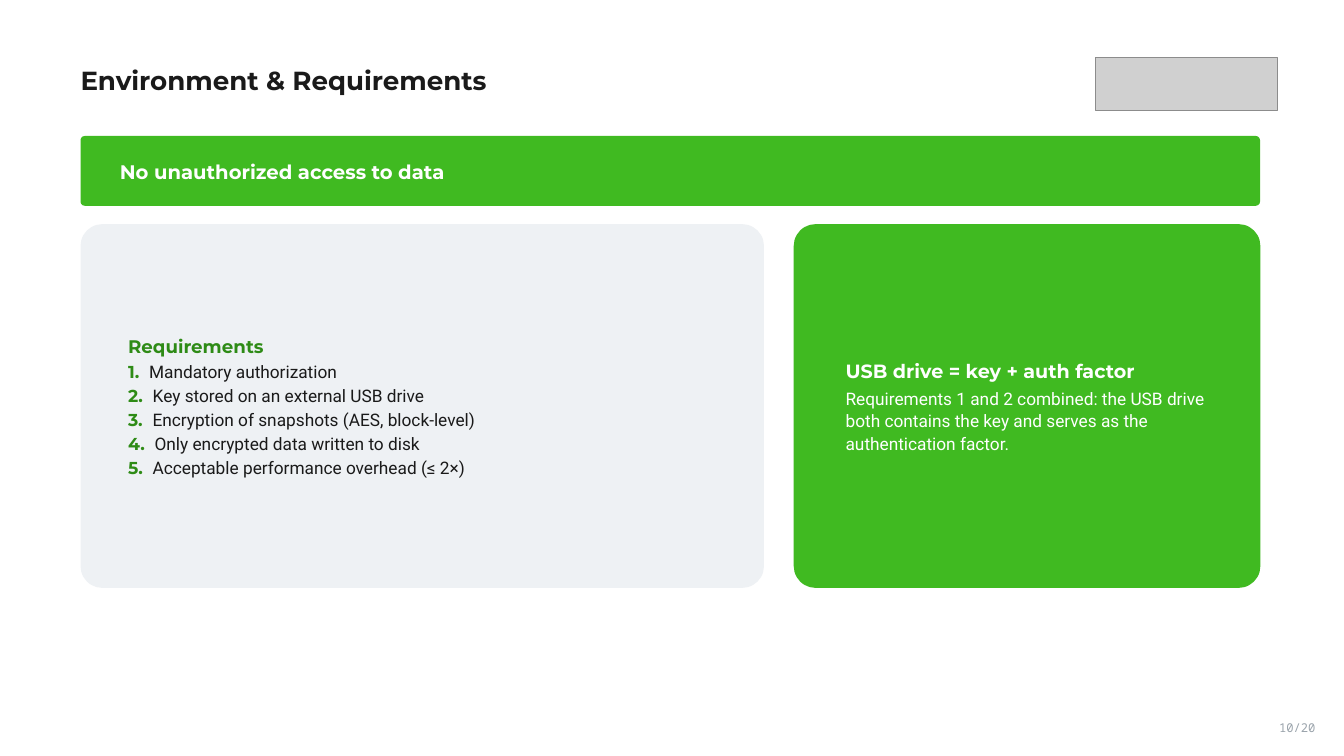
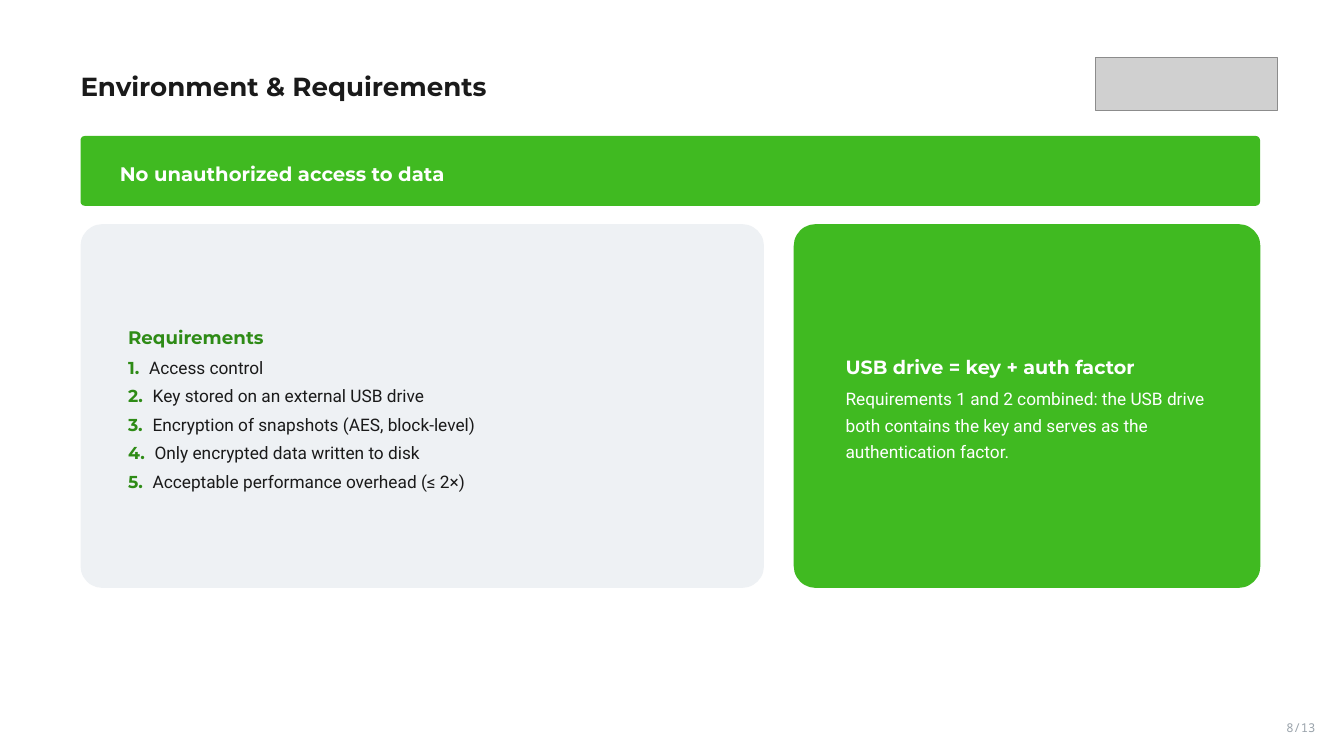
Before and after one commit to VoronM1522/Thesis_draft, a slide deck: slide 8 of presentation/slides_main.pptx (slide 10 before the commit). Drawn at 1344x756 pixels with LibreOffice and Linux fonts; fonts in the diff are those of the drawing; grey boxes stand for pictures. Boxes give left, top, right and bottom in pixels: in the first picture for what was removed or moved away, otherwise in the second. Text is boxed around its words. In the diff, an @@ line names an element or a change of style, - is before the commit and + after.

```diff
--- a/presentation/slides_main.pptx
+++ b/presentation/slides_main.pptx
@@ text "Environment & Requirements" at box(81, 75, 486, 101): line spacing 32pt to 1.14 @@
@@ rounded rectangle "No unauthorized access to data" at box(81, 136, 1260, 206): line spacing 26pt to 1.24 @@
@@ rounded rectangle "USB drive = key + ..." at box(794, 224, 1260, 588): line spacing 26pt to 1.27; less space between paragraphs; line spacing 24pt to 1.3; more space between paragraphs @@
@@ text in rounded rectangle at box(128, 329, 475, 492): line spacing 25pt to 1.28; less space between paragraphs; line spacing 23.5pt to 1.27 @@
@@ text in rounded rectangle at box(128, 361, 264, 374): text changed @@
-1. Mandatory authorization
+1. Access control
@@ text at box(1286, 723, 1315, 732): text changed @@
-10/20
+8/13
```
Also in this commit, not shown: 12 other slides changed, 8 slides removed, 4 other files.
